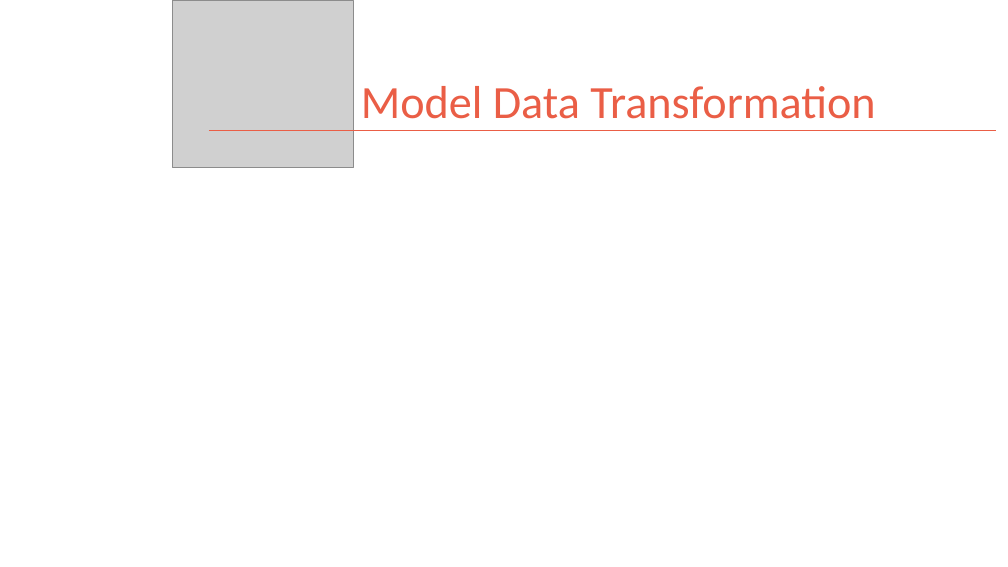
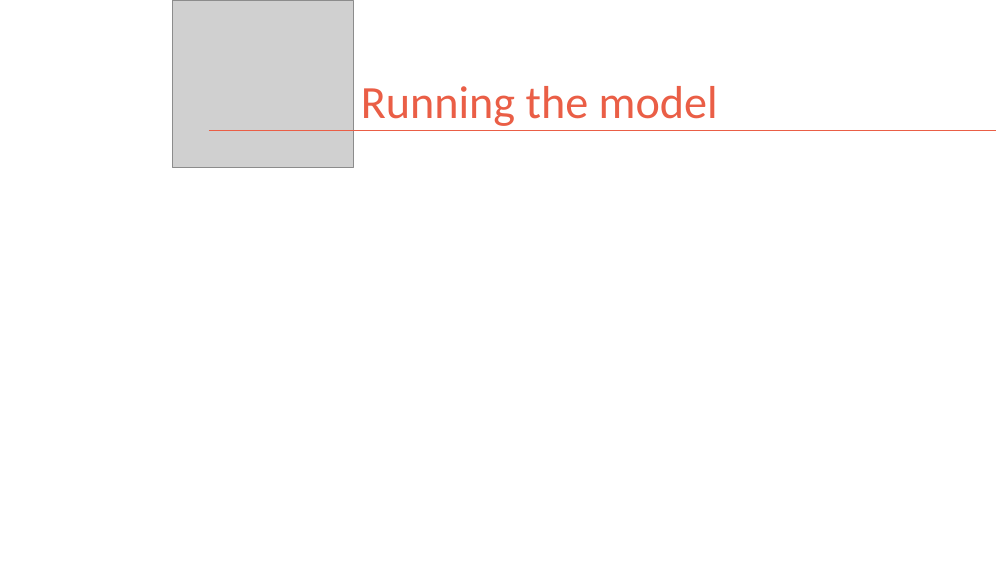
Before and after one commit to kman4/AirbnbPredictions, a slide deck: slide 10 of Airbnb Price Predictions (Model).pptx (slide 9 before the commit). Drawn at 1008x567 pixels with LibreOffice and Linux fonts; fonts in the diff are those of the drawing; grey boxes stand for pictures. Boxes give left, top, right and bottom in pixels: in the first picture for what was removed or moved away, otherwise in the second. Text is boxed around its words. In the diff, an @@ line names an element or a change of style, - is before the commit and + after.

```diff
--- a/Airbnb Price Predictions (Model).pptx
+++ b/Airbnb Price Predictions (Model).pptx
@@ title at (x1=361, y1=86, x2=718, y2=126): text changed @@
-Model Data Transformation
+Running the model
```
Also in this commit, not shown: 1 other slide changed, 1 slide added.
